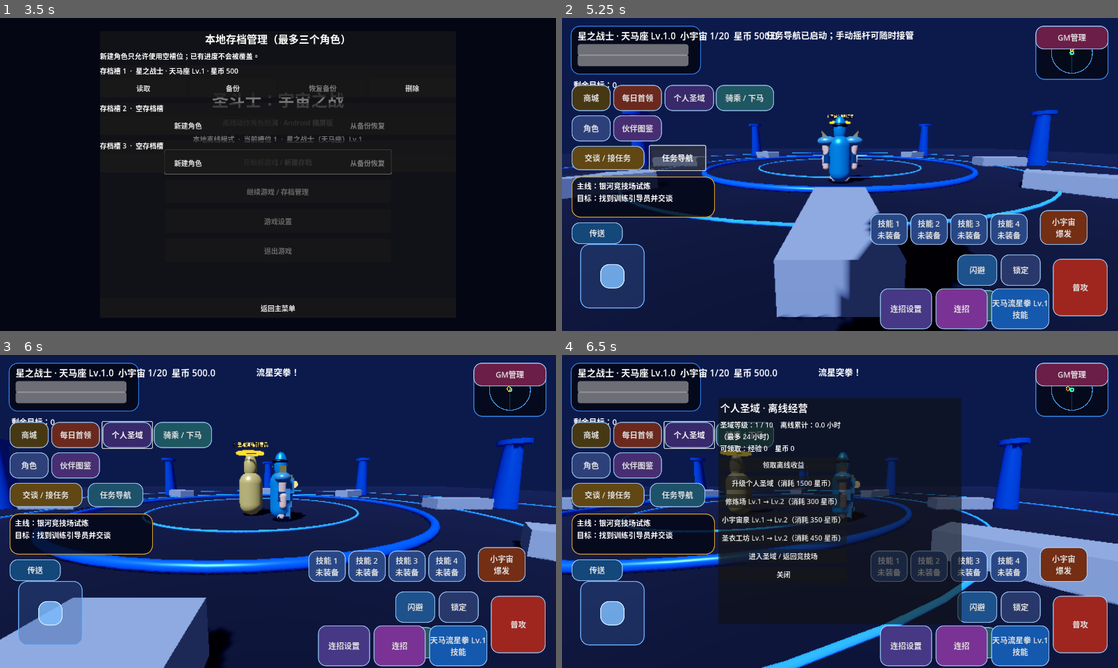
Above: before the commit, frames 1-4 (two rows, left to right).
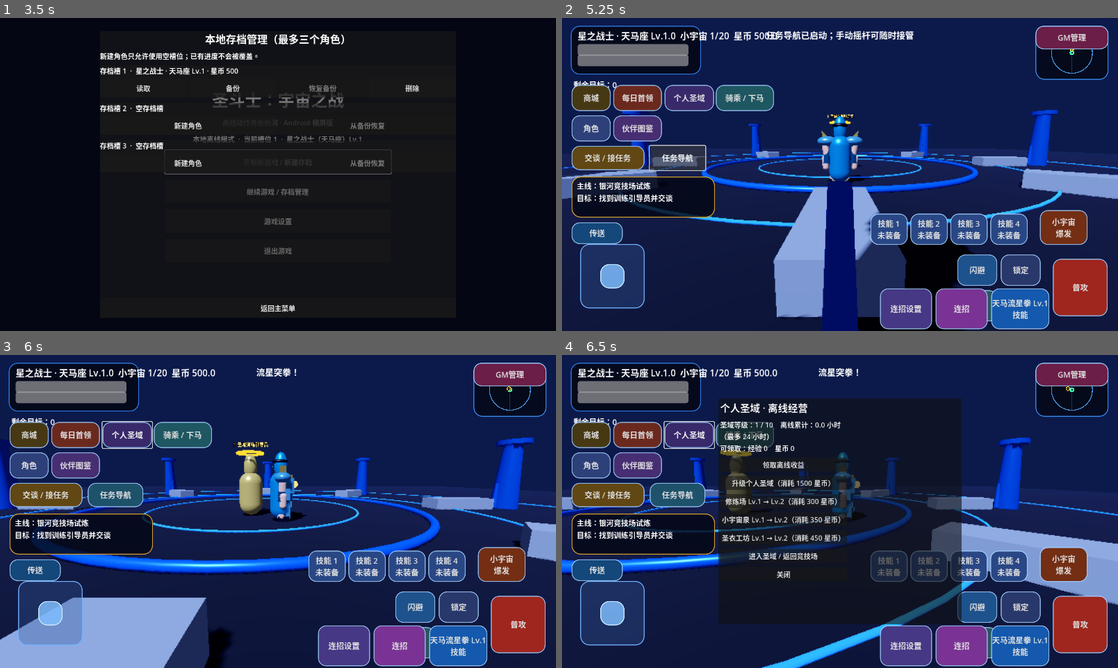
Above: after the commit, the same moments.

Repository: Qazwesrd/Saint-Seiya-Universe-War
Game: Godot game, scene res://scenes/main_menu.tscn
The game is run twice, just before and just after one commit, with the same random seed, the same clock (stepped at 60 frames per second) and the same inputs.
Inputs (mouse positions are in pixels of both pictures, inside the frame that each line leads up to):
- Up to frame 1 (3.5 s): click "开始新游戏 / 新建存档" at 0.5 s; click "开始新游戏 / 新建存档" at 1.25 s; click "继续游戏 / 存档管理" at 2 s; click "游戏设置" at 2.75 s
- Up to frame 2 (5.25 s): click "读取" at 3.5 s; click "交谈 / 接任务" at 4.25 s; click "任务导航" at 5 s
- Up to frame 3 (6 s): tap Enter (ui_accept) at 5.75 s; move the mouse to (400, 495) at 5.77 s; hold Right (ui_right) from 5.78 s (still down); click (400, 495) at 5.92 s
- Up to frame 4 (6.5 s): keep holding Right (ui_right); tap Enter (ui_accept) at 6.02 s

Frame 1 is identical in both runs. In frame 2, 2.7% of the frame differs, in the area x 15-85%, y 40-100%; in frame 3, less than 0.1%; in frame 4, less than 0.1%.

Commit message:
Expand chapter-specific 3D landmarks and environmental architecture

Diff:
--- a/game/scripts/world_theme_manager.gd
+++ b/game/scripts/world_theme_manager.gd
@@ -62,73 +62,136 @@
             arena_ring.inner_radius = 7.4
             arena_ring.outer_radius = 7.62
             _add_landmark(arena_ring, Vector3(0.0, 0.08, 0.0), Vector3.ONE, primary, 0.62)
-            for index in range(8):
-                var angle := TAU * float(index) / 8.0
-                var stand := BoxMesh.new()
-                stand.size = Vector3(2.8, 0.55, 1.1)
-                var node := _add_landmark(stand, Vector3(cos(angle) * 10.5, 0.26, sin(angle) * 10.5), Vector3.ONE, secondary, 0.28)
-                node.rotation.y = -angle
+            for arena_index in range(8):
+                var arena_angle := TAU * float(arena_index) / 8.0
+                var arena_stand := BoxMesh.new()
+                arena_stand.size = Vector3(2.8, 0.55, 1.1)
+                var arena_stand_node := _add_landmark(arena_stand, Vector3(cos(arena_angle) * 10.5, 0.26, sin(arena_angle) * 10.5), Vector3.ONE, secondary, 0.28)
+                arena_stand_node.rotation.y = -arena_angle
+                var arena_torch := CylinderMesh.new()
+                arena_torch.top_radius = 0.06
+                arena_torch.bottom_radius = 0.12
+                arena_torch.height = 1.25
+                _add_landmark(arena_torch, Vector3(cos(arena_angle) * 12.5, 0.68, sin(arena_angle) * 12.5), Vector3.ONE, primary, 0.72)
         "sanctuary_twelve_houses":
-            for index in range(12):
-                var angle := TAU * float(index) / 12.0
-                var arch := TorusMesh.new()
-                arch.inner_radius = 1.15
-                arch.outer_radius = 1.28
-                var node := _add_landmark(arch, Vector3(cos(angle) * 9.5, 2.2, sin(angle) * 9.5), Vector3(1.0, 1.35, 0.55), primary, 0.5)
-                node.rotation.y = -angle
+            for house_index in range(12):
+                var house_angle := TAU * float(house_index) / 12.0
+                var house_arch := TorusMesh.new()
+                house_arch.inner_radius = 1.15
+                house_arch.outer_radius = 1.28
+                var house_arch_node := _add_landmark(house_arch, Vector3(cos(house_angle) * 9.5, 2.2, sin(house_angle) * 9.5), Vector3(1.0, 1.35, 0.55), primary, 0.5)
+                house_arch_node.rotation.y = -house_angle
+            _add_chapter_stairs(Vector3(0.0, 0.0, -13.0), 8, 7.5, 0.24, 1.05, secondary)
+            var sanctuary_facade := BoxMesh.new()
+            sanctuary_facade.size = Vector3(9.0, 3.2, 0.72)
+            _add_landmark(sanctuary_facade, Vector3(0.0, 1.65, -21.0), Vector3.ONE, secondary, 0.36)
+            for facade_side in [-1.0, 1.0]:
+                var facade_column := CylinderMesh.new()
+                facade_column.top_radius = 0.32
+                facade_column.bottom_radius = 0.42
+                facade_column.height = 3.6
+                _add_landmark(facade_column, Vector3(facade_side * 4.25, 1.8, -20.3), Vector3.ONE, primary, 0.52)
         "asgard":
-            for index in range(5):
-                var angle := TAU * float(index) / 5.0
-                var spire := PrismMesh.new()
-                spire.size = Vector3(1.15, 4.0 + float(index % 2), 1.0)
-                var node := _add_landmark(spire, Vector3(cos(angle) * 10.0, 2.1, sin(angle) * 10.0), Vector3.ONE, secondary, 0.72)
-                node.rotation.y = angle
-            for ring_index in range(2):
-                var aurora := TorusMesh.new()
-                aurora.inner_radius = 6.5 + float(ring_index) * 1.4
-                aurora.outer_radius = aurora.inner_radius + 0.035
-                var node := _add_landmark(aurora, Vector3(0.0, 5.0 + float(ring_index), 0.0), Vector3.ONE, primary, 0.35)
-                node.rotation.x = deg_to_rad(68.0 + float(ring_index) * 18.0)
+            for asgard_index in range(5):
+                var asgard_angle := TAU * float(asgard_index) / 5.0
+                var asgard_spire := PrismMesh.new()
+                asgard_spire.size = Vector3(1.15, 4.0 + float(asgard_index % 2), 1.0)
+                var asgard_spire_node := _add_landmark(asgard_spire, Vector3(cos(asgard_angle) * 10.0, 2.1, sin(asgard_angle) * 10.0), Vector3.ONE, secondary, 0.72)
+                asgard_spire_node.rotation.y = asgard_angle
+            for aurora_index in range(2):
+                var aurora_mesh := TorusMesh.new()
+                aurora_mesh.inner_radius = 6.5 + float(aurora_index) * 1.4
+                aurora_mesh.outer_radius = aurora_mesh.inner_radius + 0.035
+                var aurora_node := _add_landmark(aurora_mesh, Vector3(0.0, 5.0 + float(aurora_index), 0.0), Vector3.ONE, primary, 0.35)
+                aurora_node.rotation.x = deg_to_rad(68.0 + float(aurora_index) * 18.0)
+            for mountain_index in range(7):
+                var mountain_angle := TAU * float(mountain_index) / 7.0
+                var mountain_mesh := PrismMesh.new()
+                mountain_mesh.size = Vector3(3.4, 5.0 + float(mountain_index % 3), 3.0)
+                var mountain_node := _add_landmark(mountain_mesh, Vector3(cos(mountain_angle) * 19.0, 2.6, sin(mountain_angle) * 19.0), Vector3.ONE, secondary, 0.18)
+                mountain_node.rotation.y = mountain_angle
+                var snow_mesh := SphereMesh.new()
+                snow_mesh.radius = 0.72
+                snow_mesh.height = 0.42
+                _add_landmark(snow_mesh, Vector3(cos(mountain_angle) * 19.0, 5.0 + float(mountain_index % 3), sin(mountain_angle) * 19.0), Vector3(1.5, 0.55, 1.3), Color(0.78, 0.9, 1.0), 0.12)
         "poseidon":
-            for index in range(7):
-                var angle := TAU * float(index) / 7.0
-                var pillar := CylinderMesh.new()
-                pillar.top_radius = 0.32
-                pillar.bottom_radius = 0.5
-                pillar.height = 4.2
-                _add_landmark(pillar, Vector3(cos(angle) * 8.8, 2.1, sin(angle) * 8.8), Vector3.ONE, secondary, 0.82)
-            for ring_index in range(3):
-                var tide := TorusMesh.new()
-                tide.inner_radius = 5.0 + float(ring_index) * 1.2
-                tide.outer_radius = tide.inner_radius + 0.045
-                var node := _add_landmark(tide, Vector3.ZERO, Vector3.ONE, primary, 0.68)
-                node.rotation.x = deg_to_rad(76.0)
+            for sea_index in range(7):
+                var sea_angle := TAU * float(sea_index) / 7.0
+                var sea_pillar := CylinderMesh.new()
+                sea_pillar.top_radius = 0.32
+                sea_pillar.bottom_radius = 0.5
+                sea_pillar.height = 4.2
+                _add_landmark(sea_pillar, Vector3(cos(sea_angle) * 8.8, 2.1, sin(sea_angle) * 8.8), Vector3.ONE, secondary, 0.82)
+            for tide_index in range(3):
+                var tide_mesh := TorusMesh.new()
+                tide_mesh.inner_radius = 5.0 + float(tide_index) * 1.2
+                tide_mesh.outer_radius = tide_mesh.inner_radius + 0.045
+                var tide_node := _add_landmark(tide_mesh, Vector3.ZERO, Vector3.ONE, primary, 0.68)
+                tide_node.rotation.x = deg_to_rad(76.0)
+            var sea_palace := BoxMesh.new()
+            sea_palace.size = Vector3(10.0, 4.0, 0.8)
+            _add_landmark(sea_palace, Vector3(0.0, 2.0, -19.0), Vector3.ONE, secondary, 0.62)
+            var sea_arch := TorusMesh.new()
+            sea_arch.inner_radius = 2.0
+            sea_arch.outer_radius = 2.2
+            var sea_arch_node := _add_landmark(sea_arch, Vector3(0.0, 3.4, -19.6), Vector3(1.8, 1.2, 0.5), primary, 0.78)
+            sea_arch_node.rotation.y = PI
         "hades":
-            for index in range(9):
-                var angle := TAU * float(index) / 9.0
-                var grave := BoxMesh.new()
-                grave.size = Vector3(0.72, 1.8 + float(index % 3) * 0.35, 0.35)
-                var node := _add_landmark(grave, Vector3(cos(angle) * 9.0, 0.9, sin(angle) * 9.0), Vector3.ONE, secondary.darkened(0.35), 0.34)
-                node.rotation.y = -angle
-            var underworld_gate := TorusMesh.new()
-            underworld_gate.inner_radius = 2.6
-            underworld_gate.outer_radius = 2.82
-            var gate := _add_landmark(underworld_gate, Vector3(0.0, 2.6, -11.0), Vector3(1.0, 1.35, 0.45), primary, 0.58)
-            gate.rotation.y = PI
+            for grave_index in range(9):
+                var grave_angle := TAU * float(grave_index) / 9.0
+                var grave_mesh := BoxMesh.new()
+                grave_mesh.size = Vector3(0.72, 1.8 + float(grave_index % 3) * 0.35, 0.35)
+                var grave_node := _add_landmark(grave_mesh, Vector3(cos(grave_angle) * 9.0, 0.9, sin(grave_angle) * 9.0), Vector3.ONE, secondary.darkened(0.35), 0.34)
+                grave_node.rotation.y = -grave_angle
+            var underworld_gate_mesh := TorusMesh.new()
+            underworld_gate_mesh.inner_radius = 2.6
+            underworld_gate_mesh.outer_radius = 2.82
+            var underworld_gate_node := _add_landmark(underworld_gate_mesh, Vector3(0.0, 2.6, -11.0), Vector3(1.0, 1.35, 0.45), primary, 0.58)
+            underworld_gate_node.rotation.y = PI
+            for ruin_index in range(5):
+                var ruin_mesh := CylinderMesh.new()
+                ruin_mesh.top_radius = 0.16
+                ruin_mesh.bottom_radius = 0.34
+                ruin_mesh.height = 1.8 + float(ruin_index % 2) * 0.65
+                var ruin_node := _add_landmark(ruin_mesh, Vector3(-8.0 + float(ruin_index) * 4.0, 0.9, -17.0), Vector3.ONE, secondary.darkened(0.3), 0.22)
+                ruin_node.rotation.z = float(ruin_index % 2) * 0.16 - 0.08
         "heaven":
-            for index in range(3):
-                var gate_mesh := TorusMesh.new()
-                gate_mesh.inner_radius = 2.8 + float(index) * 1.25
-                gate_mesh.outer_radius = gate_mesh.inner_radius + 0.16
-                var gate := _add_landmark(gate_mesh, Vector3(0.0, 3.2 + float(index) * 0.35, -9.0 - float(index) * 0.7), Vector3(1.0, 1.35, 0.55), primary, 0.88)
-                gate.rotation.y = PI
+            for heaven_index in range(3):
+                var heaven_gate_mesh := TorusMesh.new()
+                heaven_gate_mesh.inner_radius = 2.8 + float(heaven_index) * 1.25
+                heaven_gate_mesh.outer_radius = heaven_gate_mesh.inner_radius + 0.16
+                var heaven_gate_node := _add_landmark(heaven_gate_mesh, Vector3(0.0, 3.2 + float(heaven_index) * 0.35, -9.0 - float(heaven_index) * 0.7), Vector3(1.0, 1.35, 0.55), primary, 0.88)
+                heaven_gate_node.rotation.y = PI
+            for island_index in range(6):
+                var island_angle := TAU * float(island_index) / 6.0
+                var island_mesh := CylinderMesh.new()
+                island_mesh.top_radius = 1.1
+                island_mesh.bottom_radius = 1.65
+                island_mesh.height = 0.48
+                _add_landmark(island_mesh, Vector3(cos(island_angle) * 12.0, 1.2 + float(island_index % 2) * 0.6, sin(island_angle) * 12.0), Vector3.ONE, secondary, 0.22)
+                var island_pillar := CylinderMesh.new()
+                island_pillar.top_radius = 0.12
+                island_pillar.bottom_radius = 0.2
+                island_pillar.height = 2.2
+                _add_landmark(island_pillar, Vector3(cos(island_angle) * 12.0, 2.4 + float(island_index % 2) * 0.6, sin(island_angle) * 12.0), Vector3.ONE, primary, 0.68)
         "original_final":
-            for index in range(6):
-                var orbit := TorusMesh.new()
-                orbit.inner_radius = 4.0 + float(index) * 1.05
-                orbit.outer_radius = orbit.inner_radius + 0.025
-                var node := _add_landmark(orbit, Vector3.ZERO, Vector3.ONE, primary, 0.5)
-                node.rotation = Vector3(deg_to_rad(24.0 + index * 17.0), deg_to_rad(index * 31.0), deg_to_rad(index * 13.0))
+            for orbit_index in range(6):
+                var orbit_mesh := TorusMesh.new()
+                orbit_mesh.inner_radius = 4.0 + float(orbit_index) * 1.05
+                orbit_mesh.outer_radius = orbit_mesh.inner_radius + 0.025
+                var orbit_node := _add_landmark(orbit_mesh, Vector3.ZERO, Vector3.ONE, primary, 0.5)
+                orbit_node.rotation = Vector3(deg_to_rad(24.0 + orbit_index * 17.0), deg_to_rad(orbit_index * 31.0), deg_to_rad(orbit_index * 13.0))
+            var final_monolith := PrismMesh.new()
+            final_monolith.size = Vector3(2.2, 7.0, 1.2)
+            var final_monolith_node := _add_landmark(final_monolith, Vector3(0.0, 3.6, -15.0), Vector3.ONE, secondary, 0.82)
+            final_monolith_node.rotation.y = deg_to_rad(18.0)
+
+func _add_chapter_stairs(origin: Vector3, step_count: int, width: float, step_height: float, step_depth: float, color_value: Color) -> void:
+    for step_index in range(step_count):
+        var step_mesh := BoxMesh.new()
+        step_mesh.size = Vector3(width, step_height, step_depth)
+        var step_position := origin + Vector3(0.0, (float(step_index) + 0.5) * step_height, -float(step_index) * step_depth)
+        _add_landmark(step_mesh, step_position, Vector3.ONE, color_value, 0.38)
 
 func _add_landmark(mesh: Mesh, at: Vector3, scale_value: Vector3, color_value: Color, metallic_value: float) -> MeshInstance3D:
     var instance := MeshInstance3D.new()
